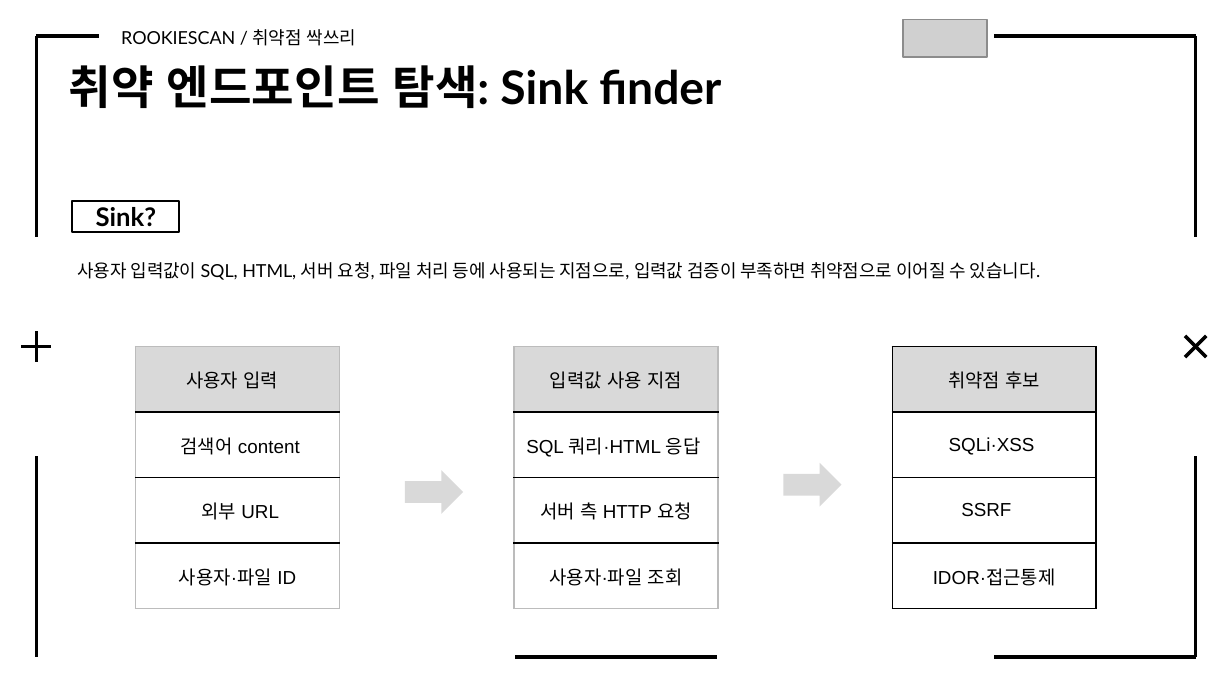
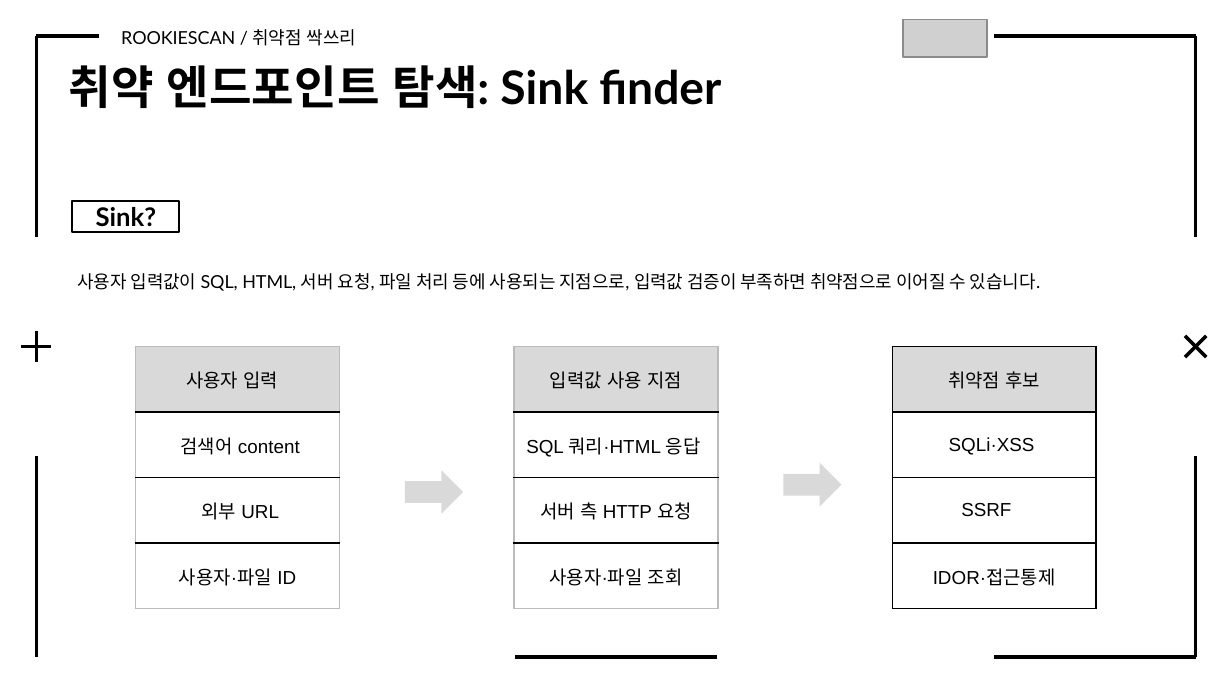
Before and after one commit to Rookies-34-3/Automatic-scanner-tool, a slide deck: slide 16 of 프로젝트 결과보고서_취약점 싹쓰리.pptx. Drawn at 1232x693 pixels with LibreOffice and Linux fonts; fonts in the diff are those of the drawing; grey boxes stand for pictures. Boxes give left, top, right and bottom in pixels: in the first picture for what was removed or moved away, otherwise in the second. Text is boxed around its words. In the diff, an @@ line names an element or a change of style, - is before the commit and + after.

```diff
--- a/프로젝트 결과보고서_취약점 싹쓰리.pptx
+++ b/프로젝트 결과보고서_취약점 싹쓰리.pptx
@@ text "사용자 입력값이 SQL, HTML, 서버 ...": place and size @@
-text "사용자 입력값이 SQL, HTML, 서버 ..." at (78,262,1041,280)
+text "사용자 입력값이 SQL, HTML, 서버 ..." at (78,273,1041,291)
```
Also in this commit, not shown: 4 other slides changed.
